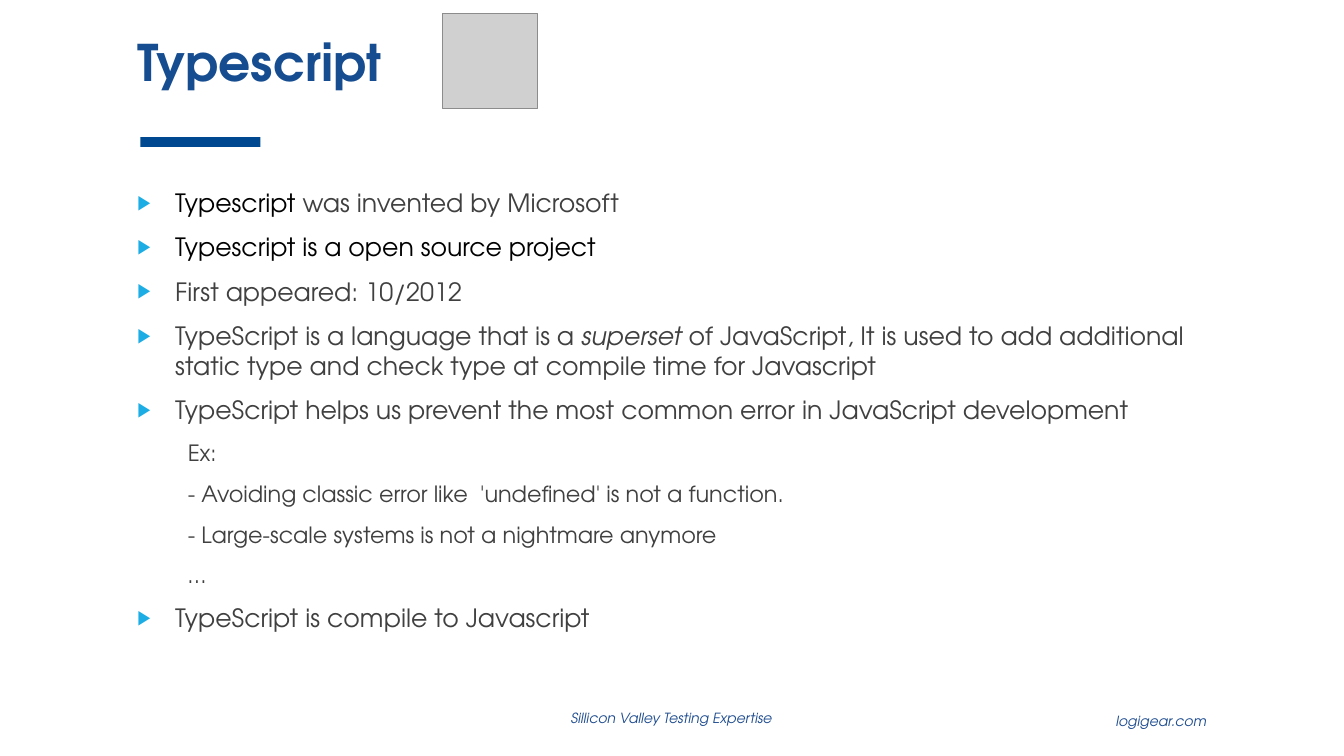
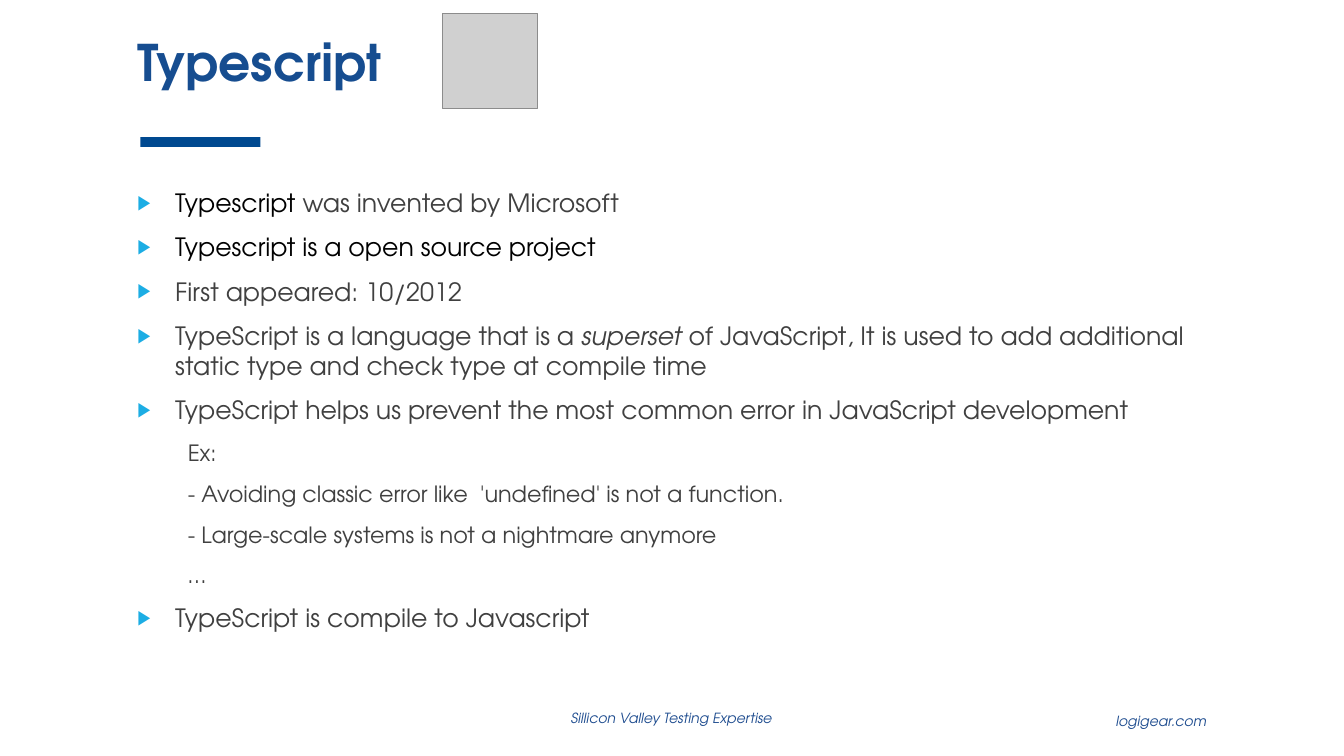
Before and after one commit to thewalldao/ICT_PROTRACTOR, a slide deck: slide 8 of Document/Study_document/inContact.pptx (slide 5 before the commit). Drawn at 1344x756 pixels with LibreOffice and Linux fonts; fonts in the diff are those of the drawing; grey boxes stand for pictures; background and template pictures are left out. Boxes give left, top, right and bottom in pixels: in the first picture for what was removed or moved away, otherwise in the second. Text is boxed around its words. In the diff, an @@ line names an element or a change of style, - is before the commit and + after.

```diff
--- a/Document/Study_document/inContact.pptx
+++ b/Document/Study_document/inContact.pptx
@@ text at (175,326,1183,380): text changed @@
-▶ TypeScript is a language that is a superset of JavaScript, It is used to add additional static type and check type at compile time for Javascript
+▶ TypeScript is a language that is a superset of JavaScript, It is used to add additional static type and check type at compile time
```
Also in this commit, not shown: 3 other slides changed, 3 slides added, 1 slide removed.
